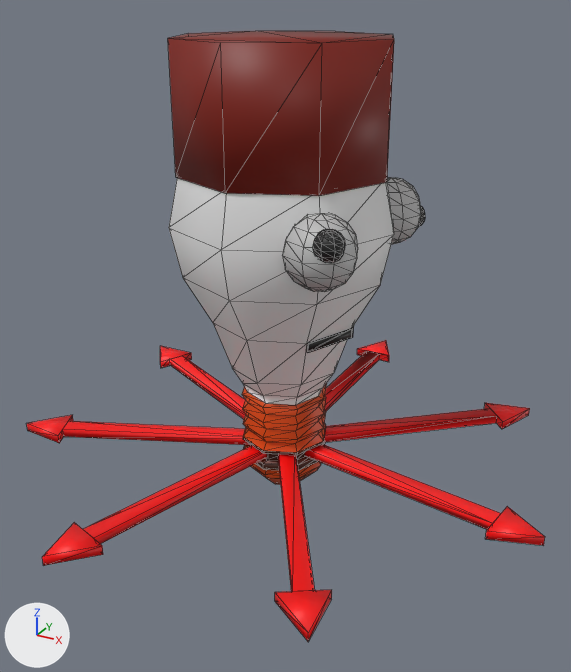
Before and after pictures for a commit that changed the glTF model src/GameData/3D/6ArrowIdiot/6ArrowIdiot.glb.
Before and after are seen from a camera (50 mm lens) standing at (3.97, -7.19, 4.92) and looking at (0.12, -0.21, 1.43). Every picture has the same lights, and +X, +Y and +Z are marked at lower left. Mesh edges are drawn as thin lines on the coarser meshes.

In view in the first picture: 'amPul', 'fkcp'.
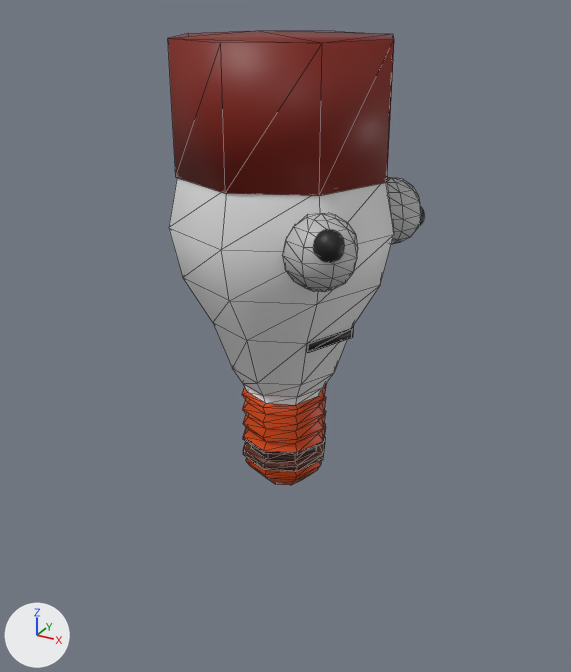
Changed parts and their boxes (x1, y1, x2, y2) in the pictures (571 x 672 px):
'fkcp', deleted (red)
    before: (26, 340, 545, 641)

What the commit changed:
Object 'fkcp' (ob_fkcp) is deleted.
